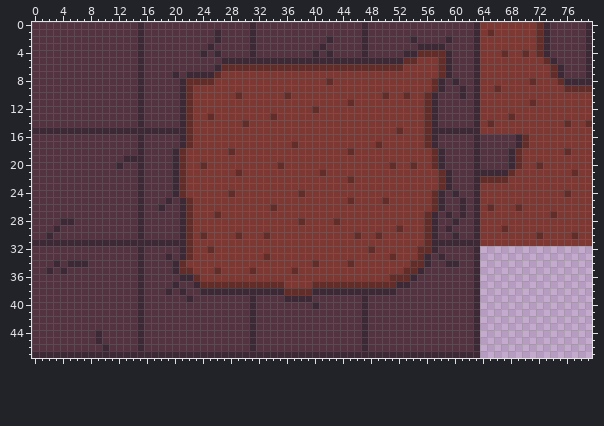
Two versions of one pixel-art file, Assets/Sprites/Tilemap/Floor_Tile.aseprite. The first picture shows the starting point.
80x48 pixels, 1 frame. Colours within 5 levels of each other are drawn and written as one.
And afterwards:
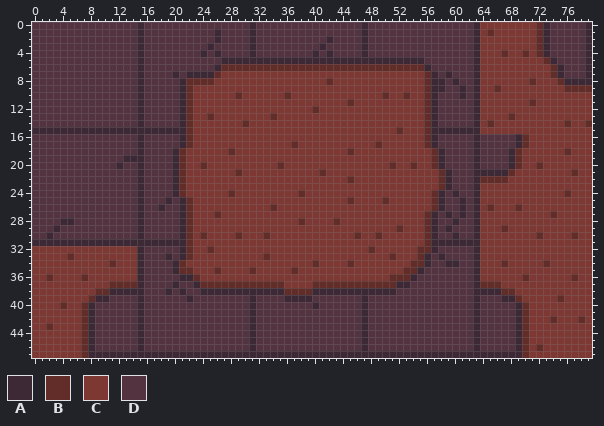
Palette (. is transparent): A #3d2936  B #622c28  C #7d3833  D #52333f
Diff:
y 2: x 54 A -> D; x 59 A -> D
y 3: x 55..58 AAAA -> DDDD
y 4: x 53..59 AABBBBA -> DDDDDDD
y 5: x 53..59 BBCCCBA -> AAADDDD
y 6: x 53..59 CCCCCBA -> BBBADDD
y 7: x 56..58 CCB -> BAD
y 8..9: x 56..57 CB -> BA
y 32: x 0..14 DDDDDDDDDDDDDDD -> CCCCCCCCCCCCCCC; x 64..79 ................ -> CCCCCCCCCCCCCCCC
y 33: x 0..14 DDDDDDDDDDDDDDD -> CCCCCBCCCCCCCCC; x 64..79 ................ -> CCCCCCCCCCCCCCCC
y 34: x 0..14 DDDADAAADDDDDDD -> CCCCCCCCCCCBCCC; x 64..79 ................ -> CCCBCCCCCBCCCCCC
y 35: x 0..14 DDADADDDDDDDDDD -> CCCCCCCCCCCCCCC; x 64..79 ................ -> CCCCCCCCCCCCCCCC
y 36: x 0..14 DDDDDDDDDDDDDDD -> CCBCCCCBCCCCCCC; x 64..79 ................ -> CCCCCCBCCCCCCBCC
y 37: x 0..14 DDDDDDDDDDDDDDD -> CCCCCCCCCCCBBBB; x 64..79 ................ -> BBBCCCCCCCCCCCCC
y 38: x 0..14 DDDDDDDDDDDDDDD -> CCCCCCCCCBBAAAA; x 64..79 ................ -> AAABBCCCCCCCCCCC
y 39: x 0..10 DDDDDDDDDDD -> CCCCCCCCBAA; x 64..79 ................ -> DDDAABCCCCCBCCCC
y 40: x 0..8 DDDDDDDDD -> CCCCBCCBA; x 64..79 ................ -> DDDDDABCCCCCCCCC
y 41: x 0..8 DDDDDDDDD -> CCCCCCCBA; x 64..79 ................ -> DDDDDABCCCCCCCCC
y 42: x 0..8 DDDDDDDDD -> CCCCCCCBA; x 64..79 ................ -> DDDDDABCCCBCCCBC
y 43: x 0..8 DDDDDDDDD -> CCBCCCCBA; x 64..79 ................ -> DDDDDABCCCCCCCCC
y 44..45: x 0..9 DDDDDDDDDA -> CCCCCCCBAD; x 64..79 ................ -> DDDDDABCCCCCCCCC
y 46: x 0..8 DDDDDDDDD -> CCCCCCCBA; x 10 A -> D; x 64..79 ................ -> DDDDDABCBCCCCCCC
y 47: x 0..7 AAAAAAAA -> CCCCCCCB; x 64..79 ................ -> AAAAAABCCCCCCCCC
Changed places in both pictures, as pixel boxes (x1, y1, x2, y2):
changed: (403, 36, 452, 92)
changed: (32, 246, 137, 358)
added: (480, 246, 592, 358)
